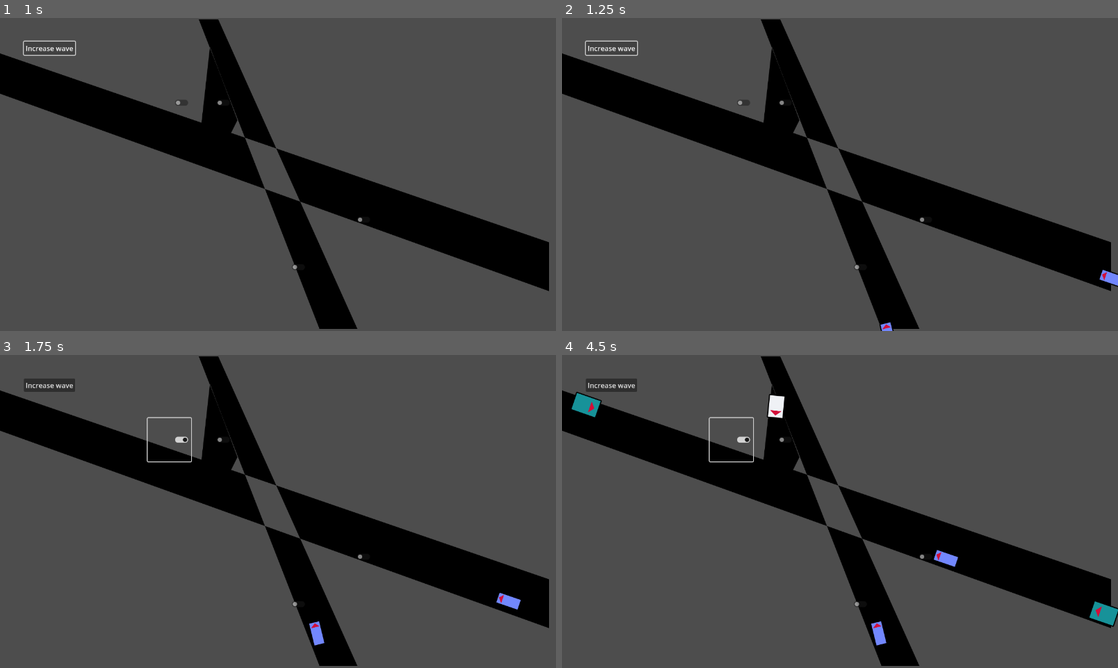
Above: before the commit, frames 1-4 (two rows, left to right).
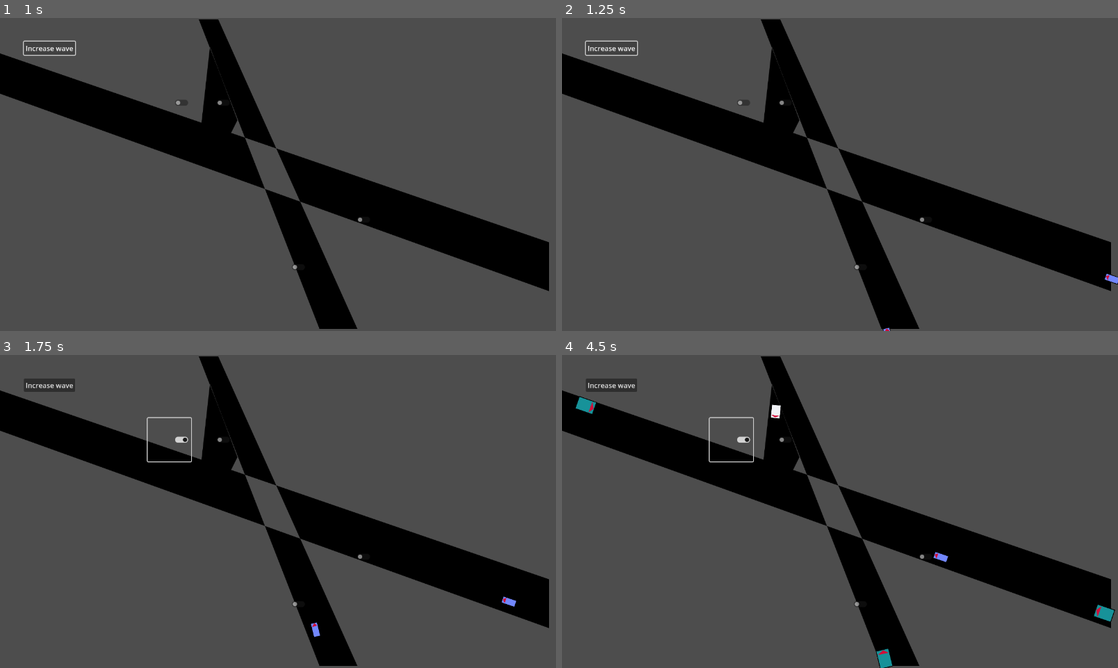
Above: after the commit, the same moments.

Repository: WinnerWind/omov-game
Game: Godot game, scene res://scenes/main.tscn
Two runs of this game, one before a commit and one after it. Both use one fixed random seed, a clock stepped at 60 frames per second and the inputs below.
Inputs (mouse positions are in pixels of both pictures, inside the frame that each line leads up to):
- Up to frame 1 (1 s): click "Increase wave" at 0.5 s
- Up to frame 2 (1.25 s): no input
- Up to frame 3 (1.75 s): click (166, 439) at 1.27 s
- Up to frame 4 (4.5 s): click "Increase wave" at 2 s; click (728, 439) at 2.77 s; click "Increase wave" at 3.5 s; click (728, 439) at 4.27 s

Frame 1 is identical in both runs. In frame 2, 0.1% of the frame differs, in the area x 57-100%, y 80-100%; in frame 3, 0.2%; in frame 4, 0.9%, in the area x 1-100%, y 11-100%.

Commit message:
Automatically get size of collider for vehicles

Diff:
--- a/assets/art/bike-placeholder.svg
+++ b/assets/art/bike-placeholder.svg
@@ -1 +1 @@
-<svg xmlns="http://www.w3.org/2000/svg" width="128" height="128"><rect width="108" height="52" x="12" y="40" fill="#7287fd" stroke="#000" stroke-width="5" rx="2"/><polygon points="96 48 96 84 112 68" fill="#d20f39" stroke-width="2" stroke-linejoin="round" stroke="#d20f39"/></svg>
+<svg xmlns="http://www.w3.org/2000/svg" width="113" height="57"><rect width="108" height="52" x="2" y="3" fill="#7287fd" stroke="#000" stroke-width="5" rx="2"/><polygon points="84 10 84 48 106 32" fill="#d20f39" stroke-width="2" stroke-linejoin="round" stroke="#d20f39"/></svg>
--- a/assets/art/bus-placeholder.svg
+++ b/assets/art/bus-placeholder.svg
@@ -1 +1 @@
-<svg xmlns="http://www.w3.org/2000/svg" width="128" height="128"><rect width="120" height="84" x="4" y="20" fill="#179299" stroke="#000" stroke-width="5" rx="2"/><polygon points="84 40 84 88 104 64" fill="#d20f39" stroke-width="2" stroke-linejoin="round" stroke="#d20f39"/></svg>
+<svg xmlns="http://www.w3.org/2000/svg" width="125" height="89"><rect width="120" height="84" x="2" y="2" fill="#179299" stroke="#000" stroke-width="5" rx="2"/><polygon points="96 10 94 78 116 48" fill="#d20f39" stroke-width="2" stroke-linejoin="round" stroke="#d20f39"/></svg>
--- a/assets/art/car-placeholder.svg
+++ b/assets/art/car-placeholder.svg
@@ -1 +1 @@
-<svg xmlns="http://www.w3.org/2000/svg" width="128" height="128"><rect width="104" height="72" x="12" y="28" fill="#eff1f5" stroke="#000" stroke-width="5" rx="2"/><polygon points="84 40 84 88 104 64" fill="#d20f39" stroke-width="2" stroke-linejoin="round" stroke="#d20f39"/></svg>
+<svg xmlns="http://www.w3.org/2000/svg" width="109" height="77"><rect width="104" height="72" x="2" y="2" fill="#eff1f5" stroke="#000" stroke-width="5" rx="2"/><polygon points="84 10 84 66 98 40" fill="#d20f39" stroke-width="2" stroke-linejoin="round" stroke="#d20f39"/></svg>
--- a/scenes/prefabs/vehicles/bike.tscn
+++ b/scenes/prefabs/vehicles/bike.tscn
@@ -9,16 +9,15 @@
 }
 point_count = 3
 
-[sub_resource type="RectangleShape2D" id="RectangleShape2D_1d5yk"]
-size = Vector2(55, 30)
+[sub_resource type="RectangleShape2D" id="RectangleShape2D_hkgtj"]
+size = Vector2(33.9, 17.1)
 
 [node name="Car" type="Path2D" node_paths=PackedStringArray("sprite", "detector_collision_object", "path_follow", "raycast")]
 curve = SubResource("Curve2D_0wfyh")
 script = ExtResource("1_odnmy")
 initial_speed = 200.0
 texture = ExtResource("2_hkgtj")
-texture_scale = 0.5
-collision_shape = SubResource("RectangleShape2D_1d5yk")
+texture_scale = 0.3
 sprite = NodePath("PathFollow2D/Car/Sprite")
 detector_collision_object = NodePath("PathFollow2D/Collision Detector/CollisionShape2D")
 path_follow = NodePath("PathFollow2D")
@@ -33,12 +32,12 @@
 collision_layer = 3
 
 [node name="CollisionShape2D" type="CollisionShape2D" parent="PathFollow2D/Collision Detector"]
-shape = SubResource("RectangleShape2D_1d5yk")
+shape = SubResource("RectangleShape2D_hkgtj")
 
 [node name="Car" type="CharacterBody2D" parent="PathFollow2D"]
 
 [node name="Sprite" type="Sprite2D" parent="PathFollow2D/Car"]
-scale = Vector2(0.5, 0.5)
+scale = Vector2(0.3, 0.3)
 texture = ExtResource("2_hkgtj")
 
 [node name="Raycast" type="RayCast2D" parent="PathFollow2D/Car"]
--- a/scenes/prefabs/vehicles/bus.tscn
+++ b/scenes/prefabs/vehicles/bus.tscn
@@ -12,12 +12,15 @@
 [sub_resource type="RectangleShape2D" id="RectangleShape2D_1d5yk"]
 size = Vector2(65, 50)
 
+[sub_resource type="RectangleShape2D" id="RectangleShape2D_2thgs"]
+size = Vector2(43.75, 31.15)
+
 [node name="Bus" type="Path2D" node_paths=PackedStringArray("sprite", "detector_collision_object", "path_follow", "raycast")]
 curve = SubResource("Curve2D_0wfyh")
 script = ExtResource("1_g6wq1")
 initial_speed = 50.0
 texture = ExtResource("2_2thgs")
-texture_scale = 0.5
+texture_scale = 0.35
 collision_shape = SubResource("RectangleShape2D_1d5yk")
 crash_car_in_pothole_chance = 0.1
 sprite = NodePath("PathFollow2D/Car/Sprite")
@@ -34,12 +37,12 @@
 collision_layer = 3
 
 [node name="CollisionShape2D" type="CollisionShape2D" parent="PathFollow2D/Collision Detector"]
-shape = SubResource("RectangleShape2D_1d5yk")
+shape = SubResource("RectangleShape2D_2thgs")
 
 [node name="Car" type="CharacterBody2D" parent="PathFollow2D"]
 
 [node name="Sprite" type="Sprite2D" parent="PathFollow2D/Car"]
-scale = Vector2(0.5, 0.5)
+scale = Vector2(0.35, 0.35)
 texture = ExtResource("2_2thgs")
 
 [node name="Raycast" type="RayCast2D" parent="PathFollow2D/Car"]
--- a/scenes/prefabs/vehicles/car.tscn
+++ b/scenes/prefabs/vehicles/car.tscn
@@ -12,12 +12,15 @@
 [sub_resource type="RectangleShape2D" id="RectangleShape2D_1d5yk"]
 size = Vector2(55, 40)
 
+[sub_resource type="RectangleShape2D" id="RectangleShape2D_j36od"]
+size = Vector2(32.7, 23.1)
+
 [node name="Car" type="Path2D" node_paths=PackedStringArray("sprite", "detector_collision_object", "path_follow", "raycast")]
 curve = SubResource("Curve2D_0wfyh")
 script = ExtResource("1_1d5yk")
 initial_speed = 100.0
 texture = ExtResource("2_j36od")
-texture_scale = 0.5
+texture_scale = 0.3
 collision_shape = SubResource("RectangleShape2D_1d5yk")
 sprite = NodePath("PathFollow2D/Car/Sprite")
 detector_collision_object = NodePath("PathFollow2D/Collision Detector/CollisionShape2D")
@@ -33,12 +36,12 @@
 collision_layer = 3
 
 [node name="CollisionShape2D" type="CollisionShape2D" parent="PathFollow2D/Collision Detector"]
-shape = SubResource("RectangleShape2D_1d5yk")
+shape = SubResource("RectangleShape2D_j36od")
 
 [node name="Car" type="CharacterBody2D" parent="PathFollow2D"]
 
 [node name="Sprite" type="Sprite2D" parent="PathFollow2D/Car"]
-scale = Vector2(0.5, 0.5)
+scale = Vector2(0.3, 0.3)
 texture = ExtResource("2_j36od")
 
 [node name="Raycast" type="RayCast2D" parent="PathFollow2D/Car"]
--- a/scripts/car2d.gd
+++ b/scripts/car2d.gd
@@ -19,10 +19,7 @@
 	set(new):
 		texture_scale = new
 		if is_node_ready(): set_variables()
-@export var collision_shape:Shape2D:
-	set(new):
-		collision_shape = new
-		if is_node_ready(): set_variables()
+var collision_shape:Shape2D
 @export_tool_button("Reload All Visuals") var reload_visuals_script:Callable = set_variables
 @export_group("Car Modifiers")
 @export_range(0,1,0.1) var crash_car_in_pothole_chance:float = 0.0
@@ -54,6 +51,10 @@
 		raycast.target_position.x = raycast_distance
 	if detector_collision_object and collision_shape:
 		detector_collision_object.shape = collision_shape
+	if sprite and texture and detector_collision_object:
+		var shape = RectangleShape2D.new()
+		shape.size = texture.get_size() * sprite.scale
+		detector_collision_object.shape = shape
 
 func crash() -> void:
 	crashed.emit()
Not shown: 1 places in scenes/prefabs/vehicles/bus.tscn that only renumber resources
Not shown: 1 places in scenes/prefabs/vehicles/car.tscn that only renumber resources
